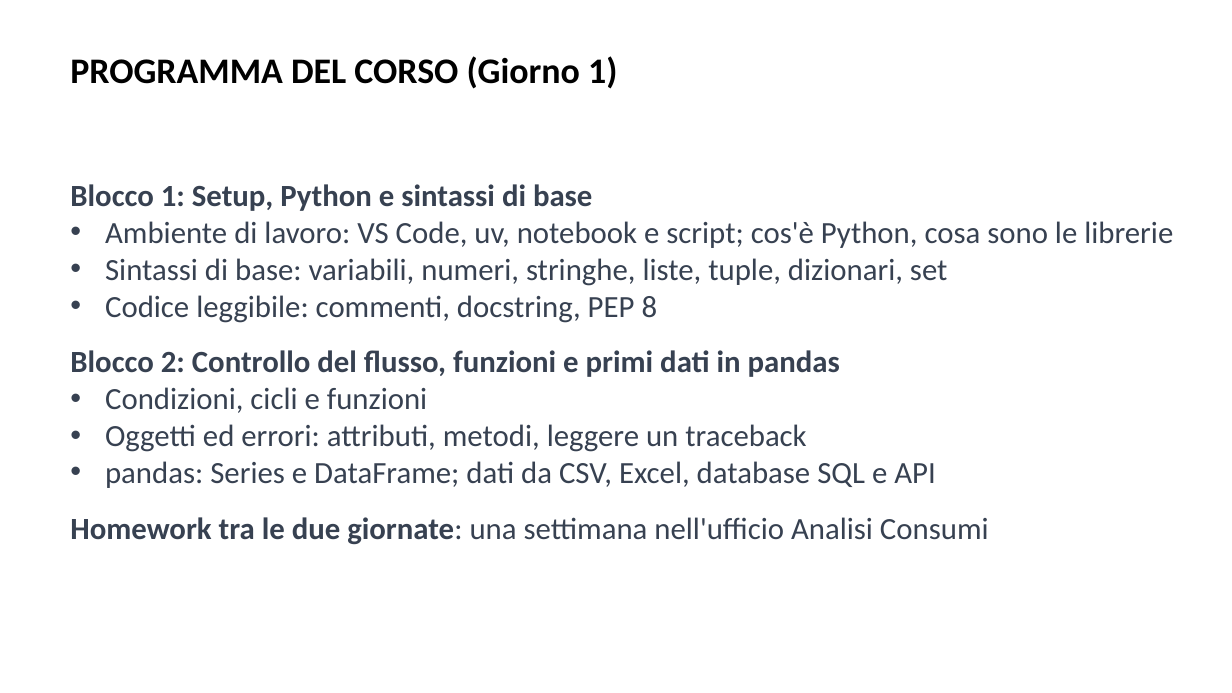
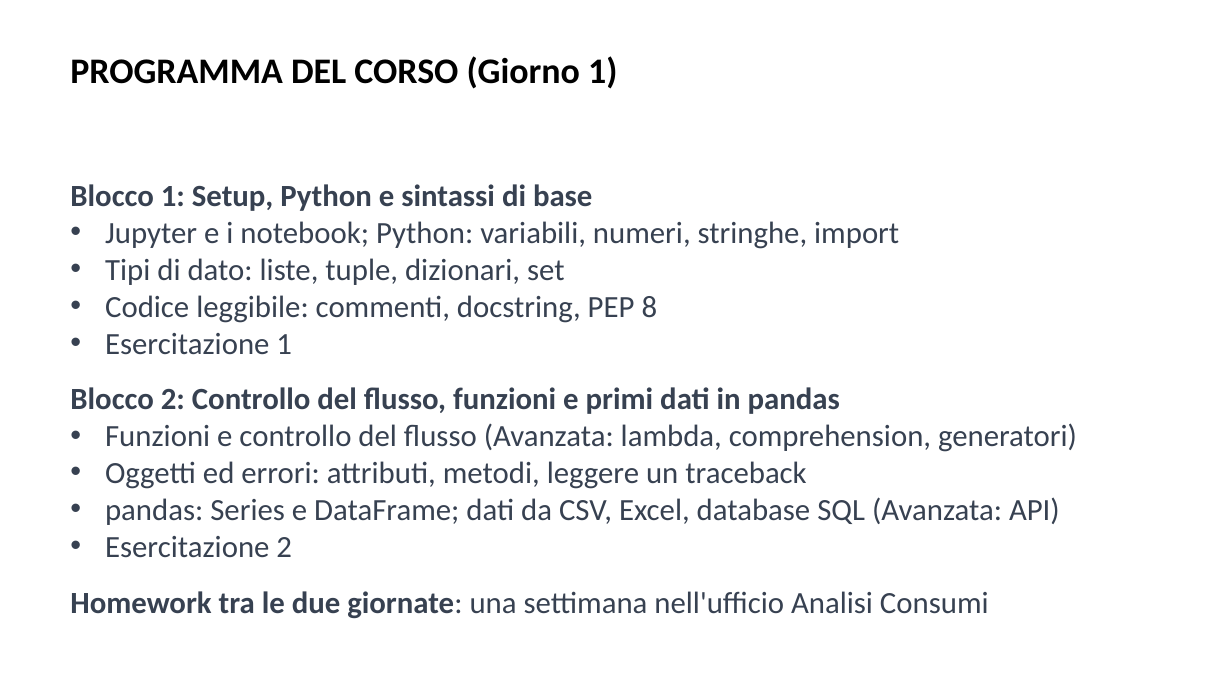
Before and after one commit to AndreaCorvaglia0/python-base-utilities, a slide deck: slide 2 of Slides/Presentazione_python_base.pptx. Drawn at 1232x693 pixels with LibreOffice and Linux fonts; fonts in the diff are those of the drawing; background and template pictures are left out. Boxes give left, top, right and bottom in pixels: in the first picture for what was removed or moved away, otherwise in the second. Text is boxed around its words. In the diff, an @@ line names an element or a change of style, - is before the commit and + after.

```diff
--- a/Slides/Presentazione_python_base.pptx
+++ b/Slides/Presentazione_python_base.pptx
@@ text at <box>105,221,899,285</box>: text changed @@
-• Ambiente di lavoro: VS Code, uv, notebook e script; cos'è Python, cosa sono le librerie
-• Sintassi di base: variabili, numeri, stringhe, liste, tuple, dizionari, set
+• Jupyter e i notebook; Python: variabili, numeri, stringhe, import
+• Tipi di dato: liste, tuple, dizionari, set
@@ text at <box>105,333,292,355</box>: paragraph added @@
+• Esercitazione 1
@@ text at <box>105,423,1077,452</box>: text changed @@
-• Condizioni, cicli e funzioni
+• Funzioni e controllo del flusso (Avanzata: lambda, comprehension, generatori)
@@ text at <box>105,497,1060,558</box>: text changed @@
-• pandas: Series e DataFrame; dati da CSV, Excel, database SQL e API
+• pandas: Series e DataFrame; dati da CSV, Excel, database SQL (Avanzata: API)
+• Esercitazione 2
```
Also in this commit, not shown: 4 other slides changed, 11 other files.
